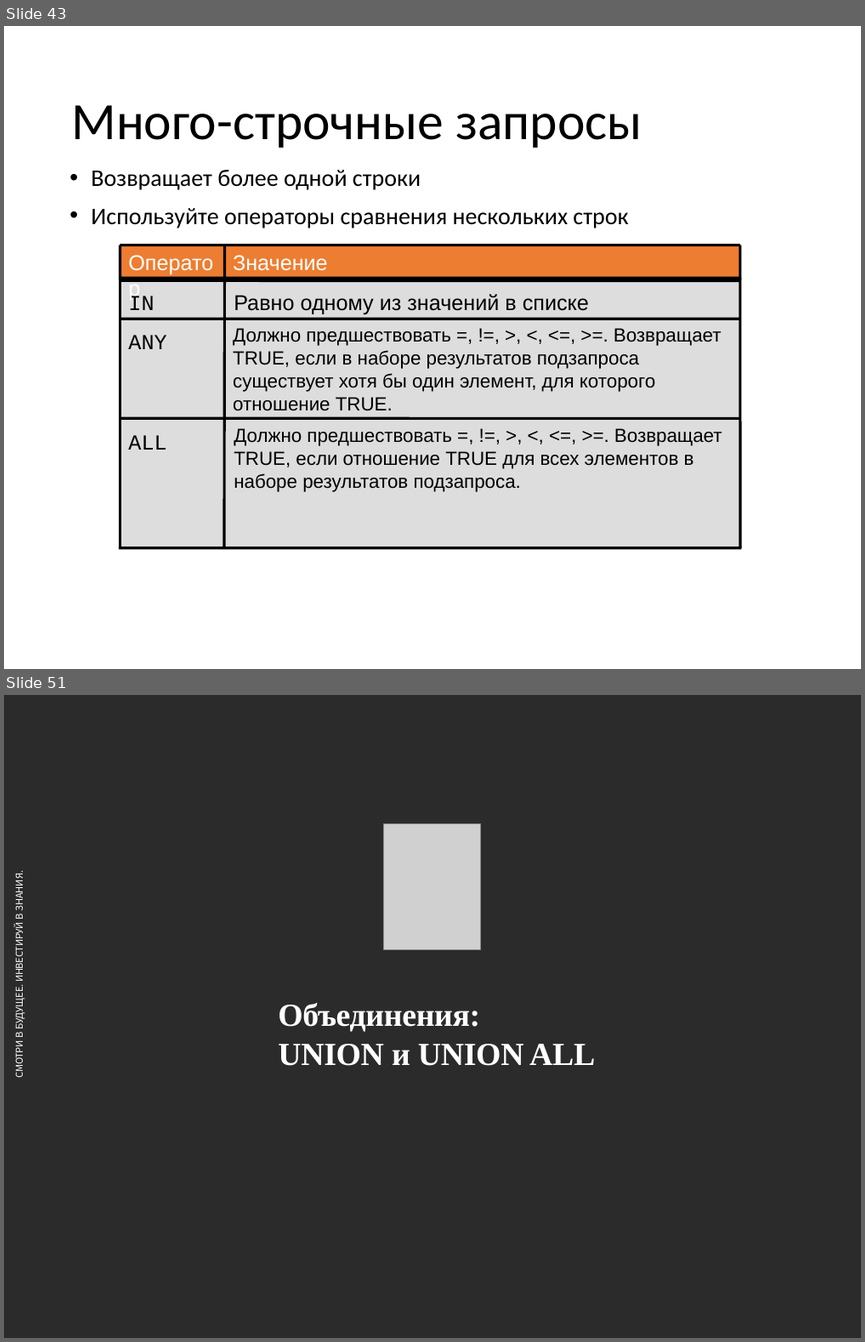
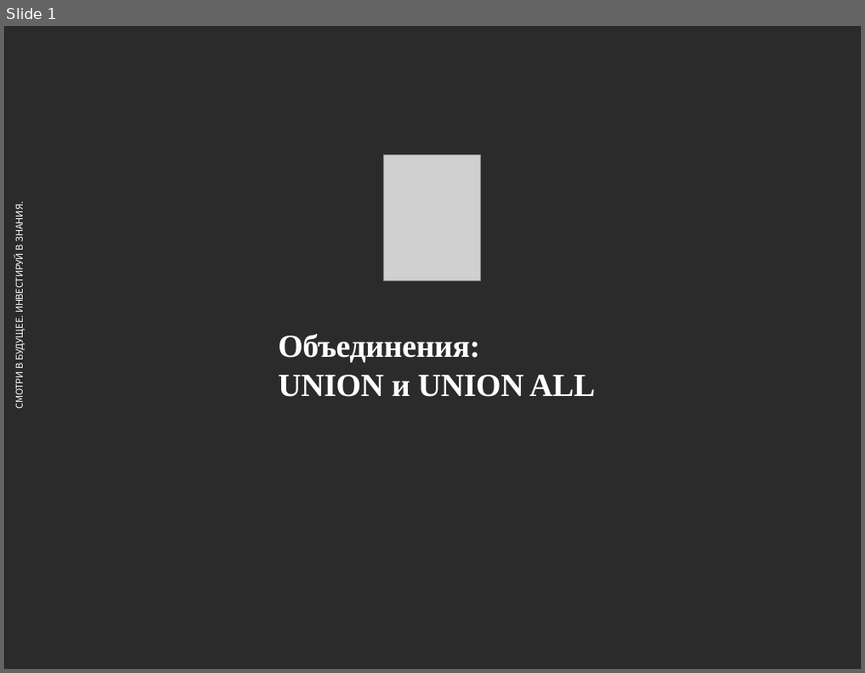
Before and after one commit to andreyzhurlov/ais_postgresql_course_v2, a slide deck: lecture_05/05_UNION_CTE_Группировки_и_Агрегация.pptx. Shown one above the other, each under a label of ours: slides 43 and 51 before the commit, slide 1 after it; the slides between them are not shown. The pictures are 865x1342 and 865x673 pixels, drawn with LibreOffice and Linux fonts; fonts in the diff are those of the drawing; grey boxes stand for pictures; background and template pictures are left out; a plain dark background stands for a picture behind light text. Boxes give left, top, right and bottom in pixels: in the first picture for what was removed or moved away, otherwise in the second. Text is boxed around its words. In the diff, an @@ line names an element or a change of style, - is before the commit and + after.

```diff
--- a/lecture_05/05_UNION_CTE_Группировки_и_Агрегация.pptx
+++ b/lecture_05/05_UNION_CTE_Группировки_и_Агрегация.pptx
@@ slide 43 removed at [4,26,861,669], background #FFFFFF @@
@@ title removed at [71,105,642,148] @@
-Много-строчные запросы
@@ text removed at [91,170,628,228] @@
-• Возвращает более одной строки
-• Используйте операторы сравнения нескольких строк
@@ rectangle removed at [120,245,230,279] @@
-Оператор
@@ line removed from (120, 245) to (120, 278) @@
@@ line removed from (120, 245) to (740, 245) @@
@@ rectangle removed at [224,245,740,279] @@
-Значение
@@ freeform shape removed at [224,245,225,548] @@
@@ line removed from (740, 245) to (740, 278) @@
@@ rectangle removed at [120,278,225,318] @@
-IN
@@ line removed from (120, 278) to (740, 278) @@
@@ freeform shape removed at [120,278,120,547] @@
@@ rectangle removed at [225,278,740,318] @@
-Равно одному из значений в списке
@@ freeform shape removed at [740,278,740,546] @@
@@ rectangle removed at [120,318,223,420] @@
-ANY
@@ line removed from (120, 318) to (740, 318) @@
@@ text removed at [233,328,721,411] @@
-Должно предшествовать =, !=, >, <, <=, >=. Возвращает TRUE, если в наборе результатов подзапроса существует хотя бы один элемент, для которого отношение TRUE.
@@ rectangle removed at [120,419,223,548] @@
-ALL
@@ line removed from (120, 419) to (740, 419) @@
@@ rectangle removed at [225,419,740,547] @@
-Должно предшествовать =, !=, >, <, <=, >=. Возвращает TRUE, если отношение TRUE для всех элементов в наборе результатов подзапроса.
@@ line removed from (120, 548) to (740, 548) @@
@@ what was slide 51 is now slide 1 @@
```
Also in this commit, not shown: 49 other slides removed.
